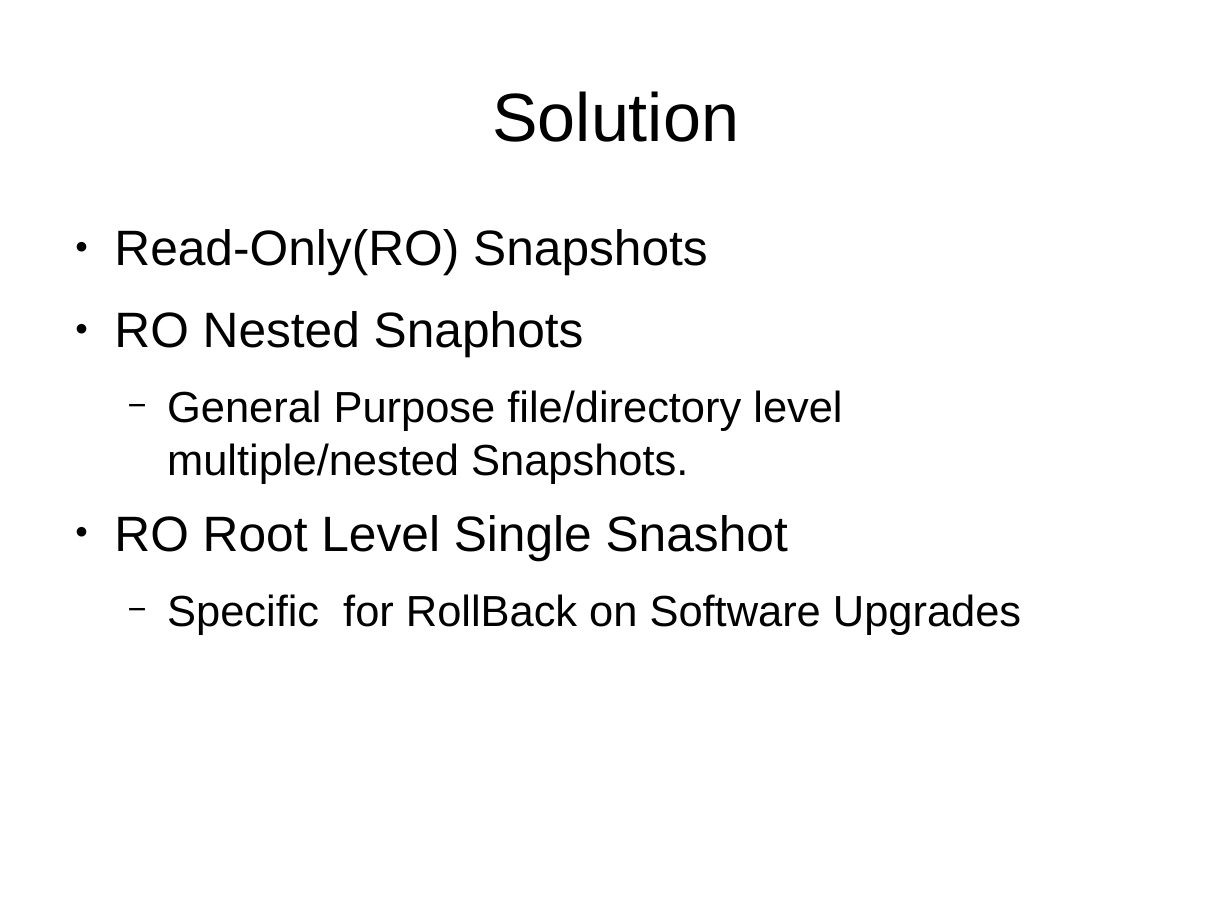
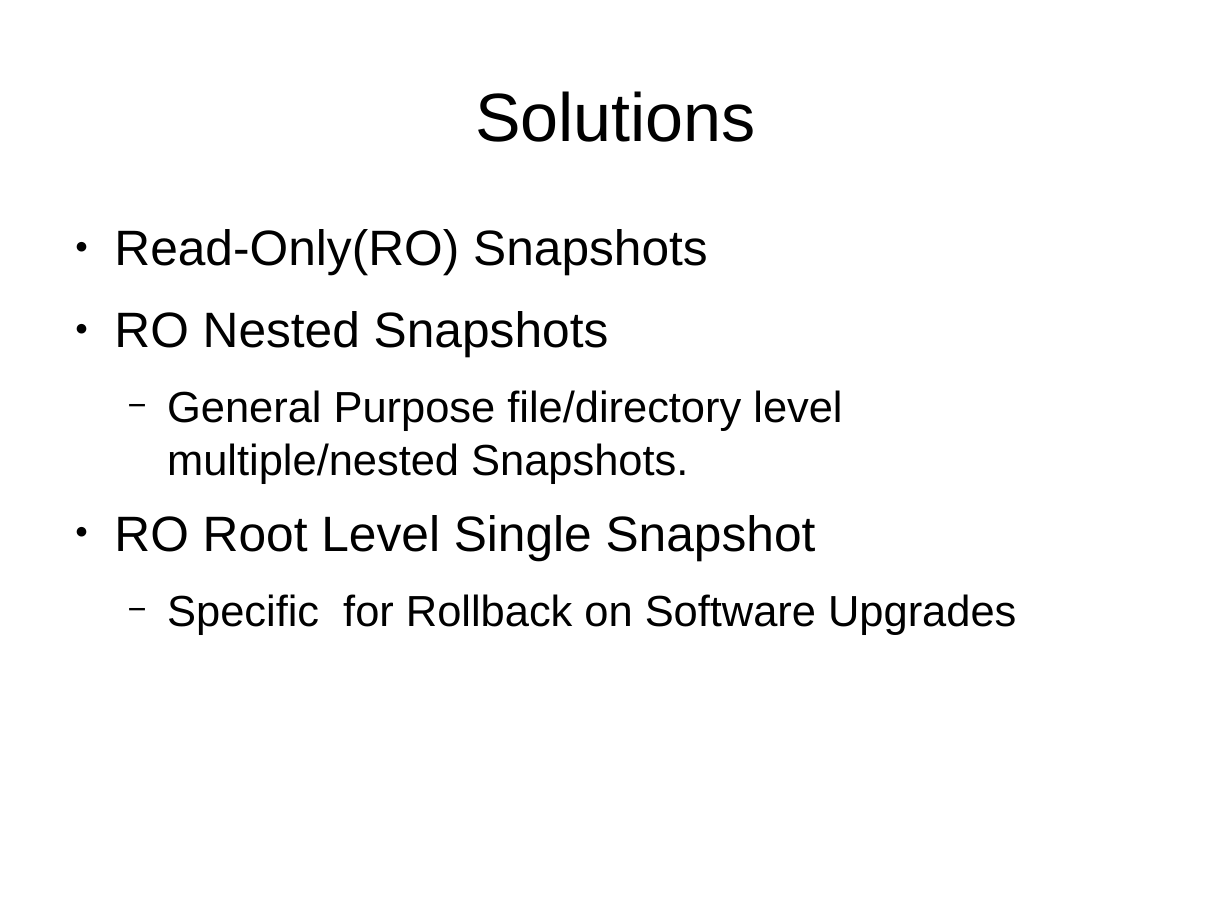
Before and after one commit to pushparajxa/Thesis-Presentation, a slide deck: slide 9 of Final_Presentation.odp (slide 17 before the commit). Drawn at 1232x924 pixels with LibreOffice and Linux fonts; fonts in the diff are those of the drawing. Boxes give left, top, right and bottom in pixels: in the first picture for what was removed or moved away, otherwise in the second. Text is boxed around its words. In the diff, an @@ line names an element or a change of style, - is before the commit and + after.

```diff
--- a/Final_Presentation.odp
+++ b/Final_Presentation.odp
@@ title at <box>475,91,756,142</box>: text changed @@
-Solution
+Solutions
@@ text at <box>114,311,609,357</box>: text changed @@
-● RO Nested Snaphots
+● RO Nested Snapshots
@@ text at <box>114,515,1016,635</box>: text changed @@
-● RO Root Level Single Snashot
-  − Specific for RollBack on Software Upgrades
+● RO Root Level Single Snapshot
+  − Specific for Rollback on Software Upgrades
```
Also in this commit, not shown: 16 other slides changed, 5 slides added, 22 slides removed, 5 other files.
